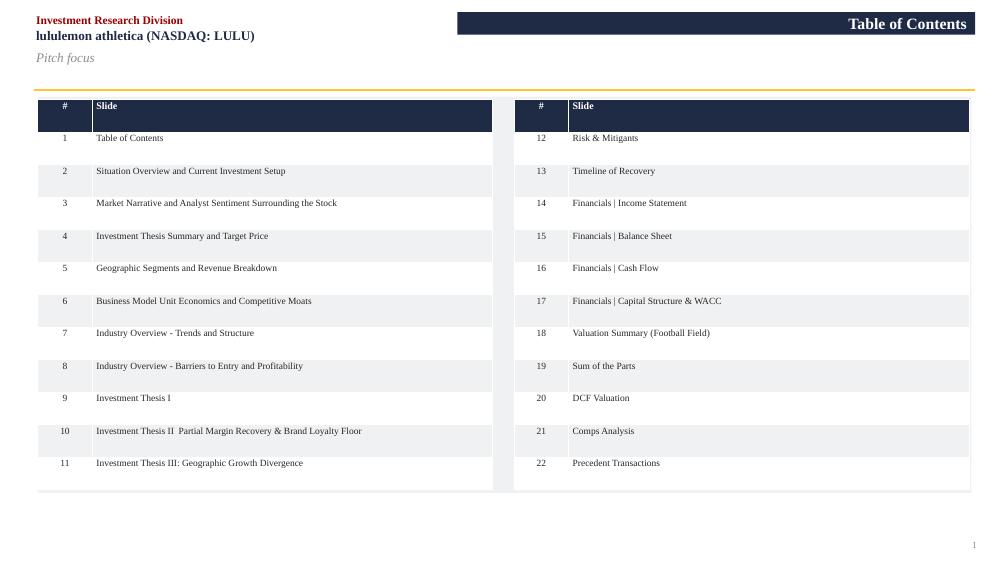
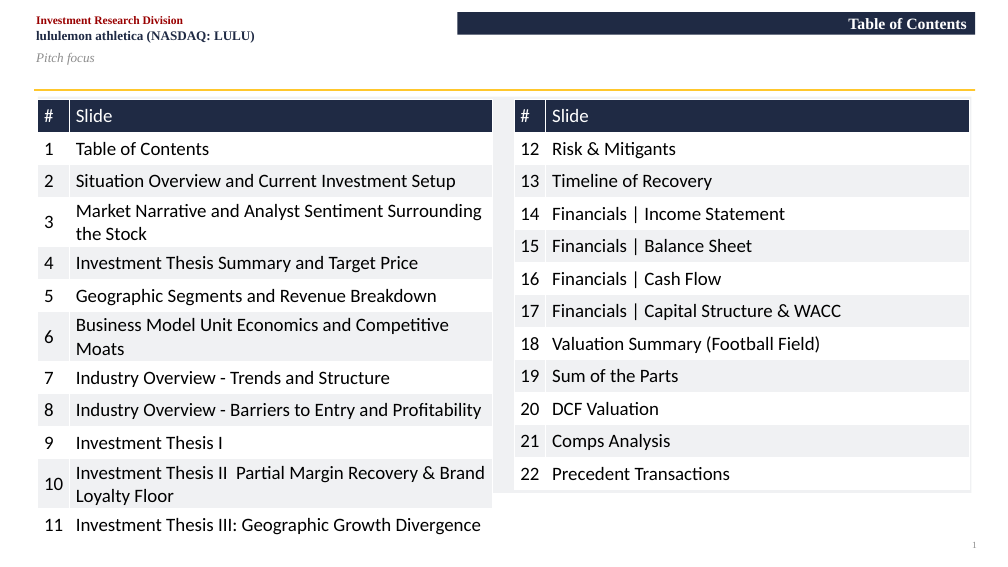
Before and after one commit to vengeanceaiUSC/RM, a slide deck: slide 1 of LULU/LULU_Investment_Pitch_Deck.pptx. Drawn at 1008x567 pixels with LibreOffice and Linux fonts; fonts in the diff are those of the drawing. Boxes give left, top, right and bottom in pixels: in the first picture for what was removed or moved away, otherwise in the second. Text is boxed around its words. In the diff, an @@ line names an element or a change of style, - is before the commit and + after.

```diff
--- a/LULU/LULU_Investment_Pitch_Deck.pptx
+++ b/LULU/LULU_Investment_Pitch_Deck.pptx
@@ table at bbox=[38, 100, 493, 539] @@
@@ size 9.5 to 18 pt, bold off in "#", "Slide" @@
@@ font Times New Roman to Calibri, size 9 to 18 pt, text colour #262626 to #000000 @@
@@ alignment centre to left @@
@@ table at bbox=[514, 100, 969, 490] @@
@@ size 9.5 to 18 pt, bold off in "#", "Slide" @@
@@ font Times New Roman to Calibri, size 9 to 18 pt, text colour #262626 to #000000 @@
@@ alignment centre to left @@
```
Also in this commit, not shown: 10 other slides changed, 4 other files.
